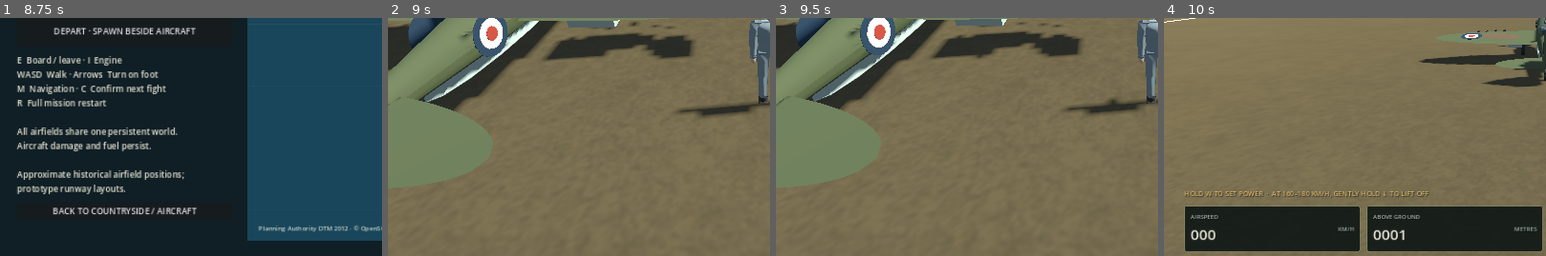
Above: before the commit, frames 1-4 (left to right).
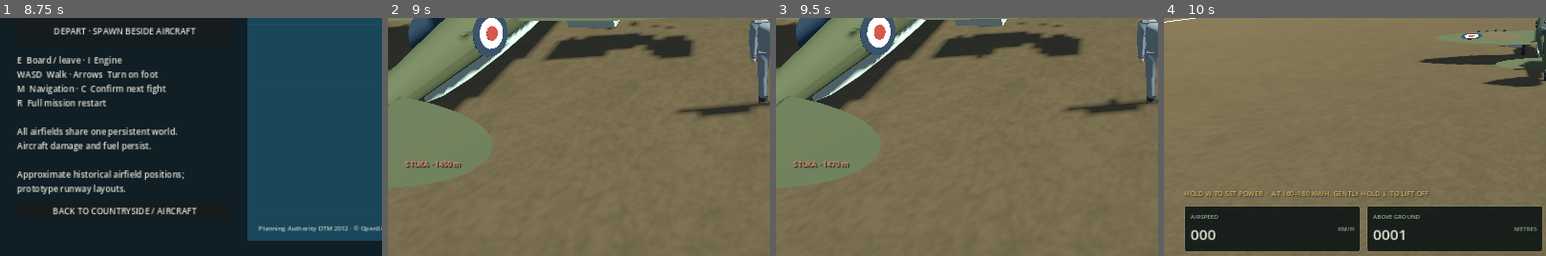
Above: after the commit, the same moments.

Repository: zelenski3398/codexproj1
Game: Godot game, scene res://main.tscn
The game is run twice, just before and just after one commit, with the same random seed, the same clock (stepped at 60 frames per second) and the same inputs. Sound files missing from this copy of the repository are replaced by a short silence.
Inputs (mouse positions are % of the whole screen's width and height, from its top left):
- Up to frame 1 (8.75 s): click "AUDIO" at 0.5 s; click "MISSIONS →" at 1.25 s; click "Spitfire Mk I · faster interc…" at 2 s; click "DEPART FROM TA’ QALI" at 2.75 s; click "Sea Gladiator · slower, more …" at 3.5 s; click "BACK TO MAIN MENU" at 4.25 s; click "MAP: COUNTRYSIDE · CHOOSE MAL…" at 5 s; click "ENCOUNTERS · Confirm each nex…" at 5.75 s; click "ENCOUNTERS · Confirm each nex…" at 6.5 s; click "RAF Ta' Qali" at 7.25 s; click "Spitfire Mk I" at 8 s
- Up to frame 2 (9 s): click "DEPART · SPAWN BESIDE AIRCRAFT" at 8.75 s
- Up to frame 3 (9.5 s): no input
- Up to frame 4 (10 s): tap Enter at 9.5 s; move the mouse to (72, 45) at 9.52 s; hold Right (roll_right) from 9.53 s (still down); hold E (board) from 9.53 s (still down); click (72, 45) at 9.67 s; tap Ctrl (fire) at 9.8 s
The pictures show only the part of the screen within x 0-50%, y 50-100%; the shares and areas given below are measured in that part.

Frame 1 is identical in both runs. In frame 2, 0.3% of the frame differs, in the area x 4-20%, y 60-64%; in frame 3, 0.3%; in frame 4, nothing differs.

Commit message:
fix(aa): retain enemy tags and add larger bursts with cannon reports

Diff:
--- a/scripts/airfield_aa_battery.gd
+++ b/scripts/airfield_aa_battery.gd
@@ -3,6 +3,7 @@
 ## One battery per continuous world. Retry frees this owner, shells and effects.
 @export var burst_radius: float = 12
 @export var blast_damage: float = 8
+@export var aerial_burst_visual_scale: float = 4.0
 var world: MaltaWorld
 var guns: Array[BritishAAGun] = []
 var projectiles: ProjectilePool
@@ -43,7 +44,7 @@
 	var kind := "air"
 	if direct != null and not direct is AircraftHitbox and not direct is FlightAircraft:
 		kind = "water" if direct is Node and direct.name == "MediterraneanSea" else "ground"
-	effects.puff(point, kind)
+	effects.puff(point, kind, aerial_burst_visual_scale if kind == "air" else 1.0)
 	var direct_aircraft: FlightAircraft = direct.damage_system.aircraft if direct is AircraftHitbox else (direct if direct is FlightAircraft else null)
 	for aircraft in candidates():
 		# One shell cannot apply both direct-hit and blast damage to the same plane.
--- a/scripts/british_aa_gun.gd
+++ b/scripts/british_aa_gun.gd
@@ -5,7 +5,7 @@
 @export var max_hp: float = 150
 @export var range_metres: float = 2400
 @export var projectile_speed: float = 700
-@export var rounds_per_second: float = 1.4
+@export var rounds_per_second: float = 2.0
 @export var maximum_lifetime: float = 4
 @export var direct_damage: float = 22
 @export var aim_error_degrees: float = 0.35
@@ -73,10 +73,10 @@
 	camera.position = Vector3(0,0.22,-1.0)
 	muzzle.add_child(camera)
 	sound = AudioStreamPlayer3D.new()
-	sound.stream = load(GameAudioMixer.SPITFIRE_GUNS)
+	sound.stream = load("res://assets/audio/aa_cannon_shot.ogg")
 	sound.bus = "Guns"
-	sound.volume_db = -13
-	sound.pitch_scale = 0.65
+	sound.volume_db = -6
+	sound.pitch_scale = 1.0
 	sound.unit_size = 25
 	sound.max_distance = 2000
 	sound.playback_type = AudioServer.PLAYBACK_TYPE_SAMPLE if OS.has_feature("web") else AudioServer.PLAYBACK_TYPE_STREAM
@@ -122,7 +122,6 @@
 	elevation.rotation.x = clampf(elevation.rotation.x + Input.get_axis("pitch_up", "pitch_down") * deg_to_rad(elevation_degrees) * delta * fine, deg_to_rad(minimum_elevation_degrees), deg_to_rad(maximum_elevation_degrees))
 	fuse_distance = clampf(fuse_distance + Input.get_axis("throttle_down", "throttle_up") * 180 * delta,100,range_metres)
 	if Input.is_action_pressed("fire"): fire_round()
-	elif sound.playing: sound.stop()
 
 func fire_round() -> bool:
 	if not mounted or is_destroyed or cooldown > 0: return false
@@ -140,7 +139,9 @@
 	cooldown = 1 / rounds_per_second
 	recoil = 0.12
 	battery.effects.puff(muzzle.global_position, "muzzle", 0.25)
-	if GameAudioMixer.instance.playback_enabled: sound.play()
+	if GameAudioMixer.instance.playback_enabled:
+		sound.pitch_scale = rng.randf_range(0.97,1.03)
+		sound.play()
 	return true
 
 func _cull_visuals(node: Node) -> void:
--- a/scripts/enemy_encounters.gd
+++ b/scripts/enemy_encounters.gd
@@ -239,18 +239,22 @@
 	for foe in active:
 		var widget: VBoxContainer = enemy_widgets[foe.get_instance_id()]
 		widget.visible = false
-		# The existing HUD draws the focused enemy. Supplement the other aircraft.
-		if foe == session.enemy or camera == null or get_tree().paused or not _player_live():
+		# Flight HUD draws the focused aircraft only while it is actually visible.
+		# Ground/gunner cameras still need a marker for that same enemy.
+		var focused_in_hud: bool = foe == session.enemy and is_instance_valid(session.hud) and session.hud.visible
+		if focused_in_hud or camera == null or get_tree().paused or not _player_live():
 			continue
 		var overhead: Vector3 = foe.global_position + Vector3.UP * 5
 		var screen: Vector2 = get_viewport().get_visible_rect().size
-		var nearby: bool = not camera.is_position_behind(overhead) and foe.global_position.distance_to(session.aircraft.global_position) <= 800
+		var nearby: bool = not camera.is_position_behind(overhead) and foe.global_position.distance_to(camera.global_position) <= 800
 		var local: Vector3 = camera.to_local(overhead)
 		var point: Vector2 = camera.unproject_position(overhead) if local.z < -0.1 else screen * 0.5 + Vector2(local.x, -local.y).normalized() * screen.length()
+		if local.z >= -0.1 and Vector2(local.x,-local.y).length_squared() < 0.0001:
+			point = Vector2(screen.x-80,screen.y*.5)
 		nearby = nearby and get_viewport().get_visible_rect().has_point(point)
 		widget.visible = true
 		widget.position = Vector2(clampf(point.x - 75, 10, screen.x - 160), clampf(point.y - 35, 190, screen.y - 185))
-		widget.get_child(0).text = "%s · %d m%s" % [("ACE " if foe.encounter_ace else "") + foe.marker_name, roundi(foe.global_position.distance_to(session.aircraft.global_position)), " · HP %d/%d" % [ceili(foe.health.hp), roundi(foe.health.max_hp)] if nearby else ""]
+		widget.get_child(0).text = "%s · %d m%s" % [("ACE " if foe.encounter_ace else "") + foe.marker_name, roundi(foe.global_position.distance_to(camera.global_position)), " · HP %d/%d" % [ceili(foe.health.hp), roundi(foe.health.max_hp)] if nearby else ""]
 		widget.get_child(1).visible = nearby
 		widget.get_child(1).max_value = foe.health.max_hp
 		widget.get_child(1).value = foe.health.hp
--- a/scripts/flak_effect_pool.gd
+++ b/scripts/flak_effect_pool.gd
@@ -41,7 +41,7 @@
 		if kind == "muzzle": color = Color("868b89") if smoke else Color("ffe6a4")
 		materials[slot].albedo_color = color
 		particles[slot].global_position = point
-		particles[slot].scale = Vector3.ONE * (0.9 if smoke else 0.22) * strength
+		particles[slot].scale = Vector3.ONE * (0.9 if smoke else (1.4 if kind == "air" and i == 0 else 0.22)) * strength
 		remaining[slot] = rng.randf_range(0.6, 1.3) if smoke else 0.16
 		if kind == "muzzle" and smoke: remaining[slot] = 0.4
 		growth[slot] = 0.7 * strength
--- /dev/null
+++ b/tests/aa_presentation_checks.gd
@@ -0,0 +1,53 @@
+extends SceneTree
+var passed := 0
+var failed := 0
+func _initialize() -> void: call_deferred("run")
+func check(value: bool,message: String) -> void:
+	if value: passed+=1;print("PASS: ",message)
+	else: failed+=1;push_error("FAIL: "+message)
+func frames(count: int) -> void:
+	for i in range(count): await physics_frame
+func run() -> void:
+	var scene = load("res://main.tscn").instantiate()
+	root.add_child(scene)
+	await frames(8)
+	scene.start_malta("ta_qali","spitfire","encounter")
+	await frames(20)
+	var mission: MaltaMission = scene.malta_mission
+	check(mission.board_nearest() and mission.leave_aircraft(),"Board/exit creates the actual hidden flight HUD")
+	var gun: BritishAAGun = mission.world.aa_battery.guns[0]
+	mission.pilot.global_position = gun.global_position + mission.world.fields.ta_qali.global_basis.x*5 + Vector3.UP*1.05
+	await frames(4)
+	check(mission.interaction.mount_gun(gun),"Mount AA with flight HUD hidden")
+	var enemy: EnemyAircraft = scene.enemy
+	enemy.freeze = true
+	enemy.reset_pending = false
+	enemy.global_position = gun.camera.global_position - gun.camera.global_basis.z*500
+	await frames(4)
+	var widget: VBoxContainer = scene.encounters.enemy_widgets[enemy.get_instance_id()]
+	check(widget.visible and enemy.marker_name in widget.get_child(0).text,"Focused enemy name tag visible through gunner camera")
+	check(widget.get_child(1).visible,"Nearby enemy health displayed above visible aircraft")
+	check("500 m" in widget.get_child(0).text,"Tag distance measured from AA camera")
+	enemy.global_position = gun.camera.global_position + gun.camera.global_basis.z*500
+	await frames(4)
+	check(widget.visible and not widget.get_child(1).visible and widget.position.x > root.size.x*.6,"Enemy behind camera retains edge name cue without overhead HP")
+	var sound: AudioStreamOggVorbis = gun.sound.stream
+	check(sound.resource_path.ends_with("aa_cannon_shot.ogg") and not sound.loop,"Dedicated cannon recording replaces machine-gun stream without looping")
+	check(sound.get_length()>.4 and sound.get_length()<.49 and is_equal_approx(gun.rounds_per_second,2),"Distinct reports fit two-shot-per-second cadence")
+	var before: int = gun.shots_fired
+	Input.action_press("fire")
+	await frames(240)
+	Input.action_release("fire")
+	check(gun.shots_fired-before >= 4 and gun.shots_fired-before <= 5,"Holding Ctrl fires approximately twice per second")
+	var effect: FlakEffectPool = mission.world.aa_battery.effects
+	var slot := effect.cursor
+	var point := gun.global_position + Vector3.UP*100
+	mission.world.aa_battery._burst(point,null,CombatTeams.PLAYER)
+	check(effect.particles[slot].global_position.is_equal_approx(point) and effect.particles[slot].scale.x>5,"Large shell flash appears at actual burst position")
+	check(effect.particles[(slot+3)%FlakEffectPool.CAPACITY].scale.x>=3.5,"Expanded dark smoke accompanies large burst")
+	check(mission.world.aa_battery.burst_radius==12 and mission.world.aa_battery.blast_damage==8,"Visual enlargement preserves damage balance")
+	check(effect.particles.size()==192,"Larger bursts retain bounded effect pool")
+	mission.interaction.leave_gun()
+	check(not gun.mounted and not gun.sound.playing,"Exit still immediately stops firing and sound")
+	print("AA PRESENTATION RESULT: ",passed,"/",passed+failed," passed")
+	quit(0 if failed==0 else 1)
Not shown, changed: assets/audio/ATTRIBUTION.txt
Not shown, added: assets/audio/aa_cannon_shot.ogg.import
Not shown, changed: assets/ground/british_aa/ATTRIBUTION.txt
Binary file changed: docs/previews/manual-aa-sight.png
Not shown, added: tests/aa_presentation_checks.gd.uid
Not shown, changed: .github/workflows/web.yml
Not shown, added: assets/audio/aa_cannon_shot.ogg
Not shown, changed: docs/airfield-aa.md
Not shown, added: tools/build_aa_sound.py
